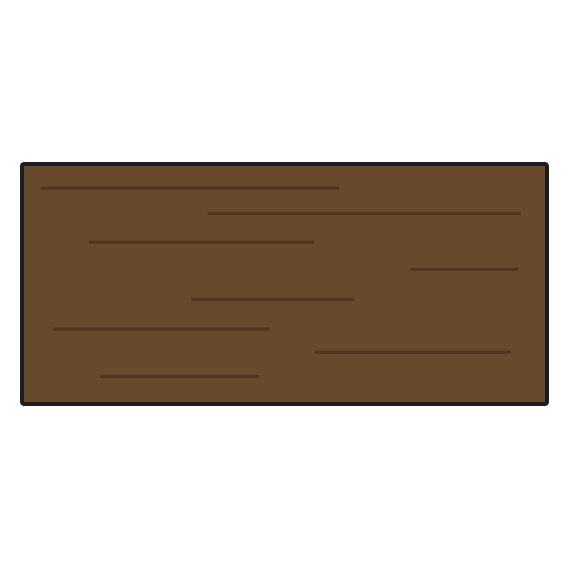
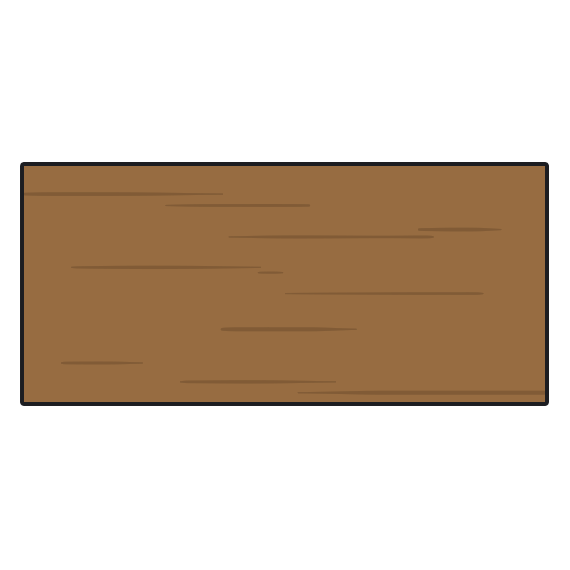
Two versions of the same layered image (570 x 570). Layer-by-layer changes:
painted on "DiningTable" over [24, 166, 545, 402]
added layer "Paint Layer 1" (1st of 3) above "Paint Layer 1" over [24, 166, 545, 402]
hid "Paint Layer 1" (3rd of 3), painted on it over [24, 166, 545, 402]
